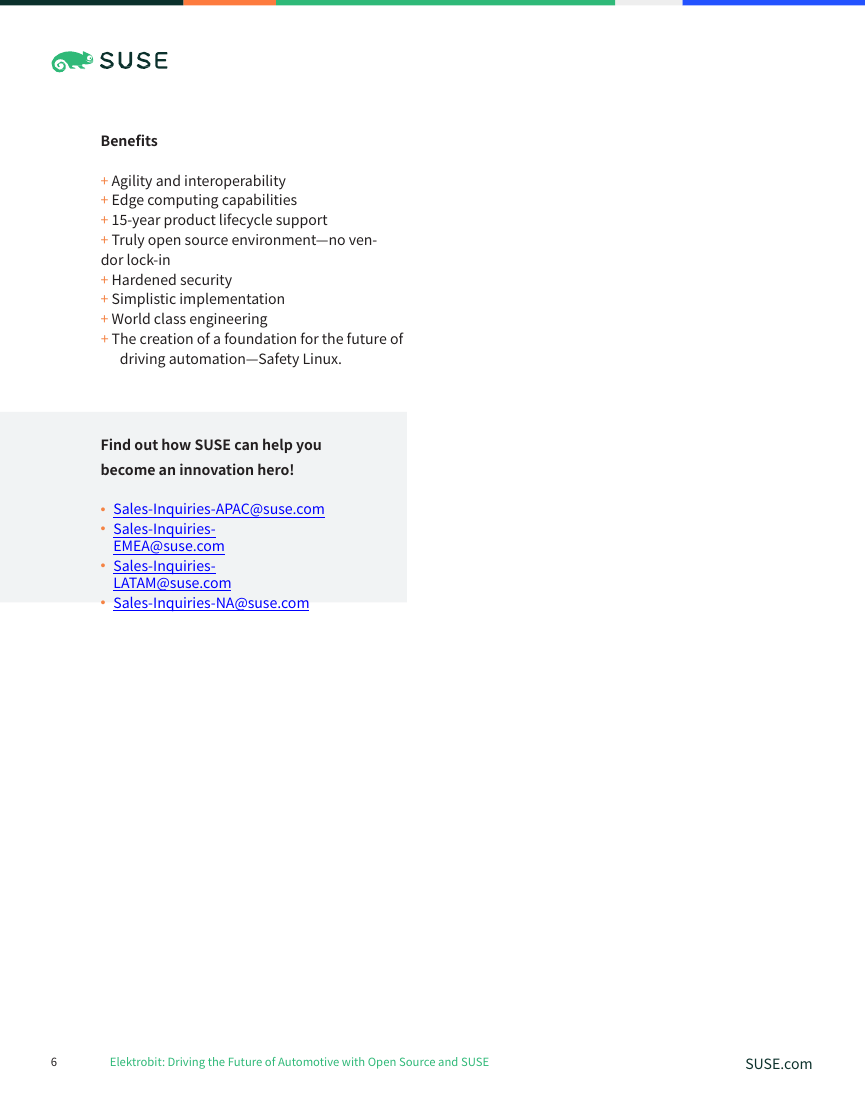
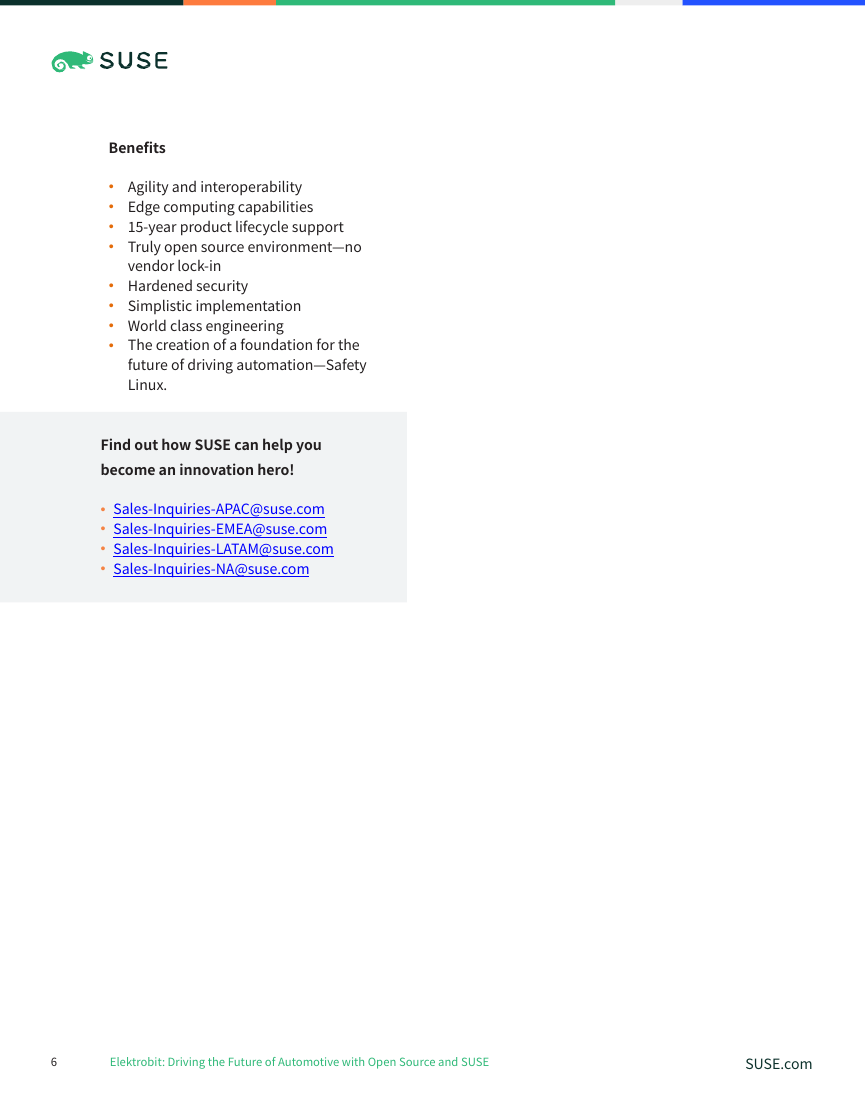
Before and after one commit to vickyhella/marketing-docs, a slide deck: slide 6 of source/whitepaper/elektrobit-ss.pptx. Drawn at 865x1120 pixels with LibreOffice and Linux fonts; fonts in the diff are those of the drawing. Boxes give left, top, right and bottom in pixels: in the first picture for what was removed or moved away, otherwise in the second. Text is boxed around its words. In the diff, an @@ line names an element or a change of style, - is before the commit and + after.

Commit message:
Update source format: elektrobit

```diff
--- a/source/whitepaper/elektrobit-ss.pptx
+++ b/source/whitepaper/elektrobit-ss.pptx
@@ text at [128, 180, 367, 390]: text changed @@
-+ Agility and interoperability
-+ Edge computing capabilities
-+ 15-year product lifecycle support
-+ Truly open source environment—no ven-
-dor lock-in
-+ Hardened security
-+ Simplistic implementation
-+ World class engineering
-+ The creation of a foundation for the future of driving automation—Safety Linux.
+• Agility and interoperability
+• Edge computing capabilities
+• 15-year product lifecycle support
+• Truly open source environment—no vendor lock-in
+• Hardened security
+• Simplistic implementation
+• World class engineering
+• The creation of a foundation for the future of driving automation—Safety Linux.
@@ text "Find out how SUSE can ..." rewrapped from [101, 438, 325, 612] to [101, 438, 334, 578] @@
```
Also in this commit, not shown: 5 other slides changed.
